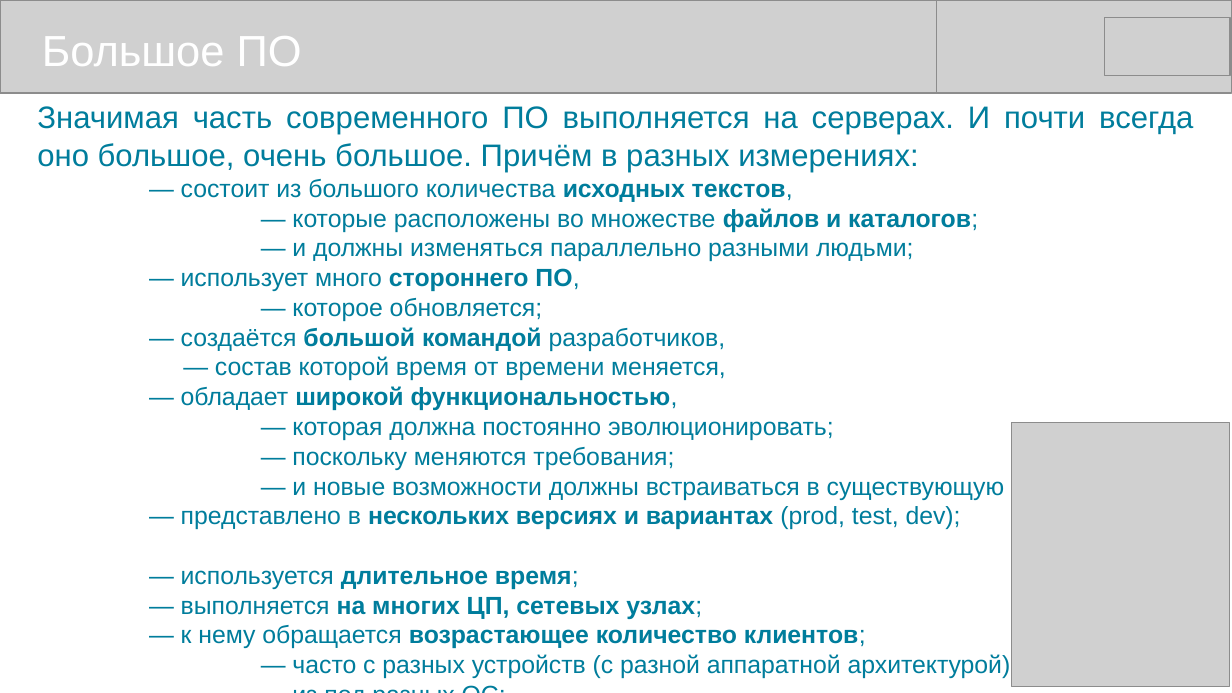
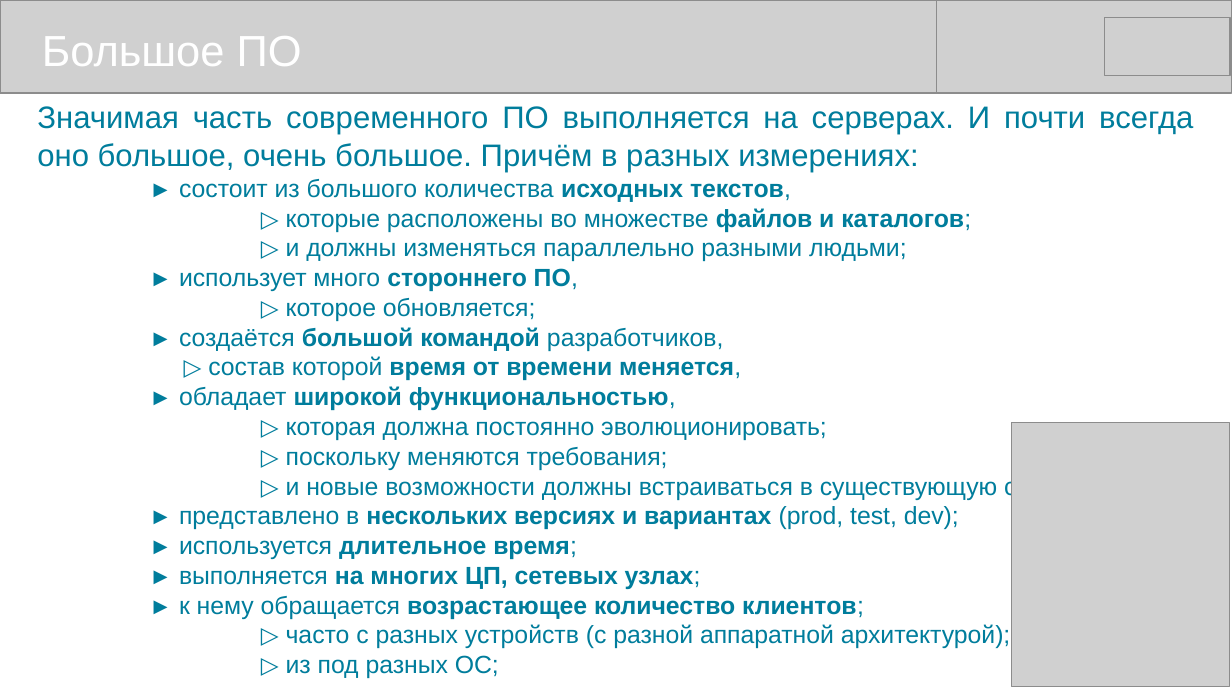
Before and after one commit to mike-shock/Go_language, a slide deck: slide 3 of view/Go_View.odp. Drawn at 1232x693 pixels with LibreOffice and Linux fonts; fonts in the diff are those of the drawing; grey boxes stand for pictures. Boxes give left, top, right and bottom in pixels: in the first picture for what was removed or moved away, otherwise in the second. Text is boxed around its words. In the diff, an @@ line names an element or a change of style, - is before the commit and + after.

```diff
--- a/view/Go_View.odp
+++ b/view/Go_View.odp
@@ text at <box>179,179,1104,678</box>: text changed @@
-— состоит из большого количества исходных текстов,
-— которые расположены во множестве файлов и каталогов;
-— и должны изменяться параллельно разными людьми;
-— использует много стороннего ПО,
-— которое обновляется;
-— создаётся большой командой разработчиков,
-— состав которой время от времени меняется,
-— обладает широкой функциональностью,
-— которая должна постоянно эволюционировать;
-— поскольку меняются требования;
-— и новые возможности должны встраиваться в существующую систему;
-— представлено в нескольких версиях и вариантах (prod, test, dev);
-— используется длительное время;
-— выполняется на многих ЦП, сетевых узлах;
-— к нему обращается возрастающее количество клиентов;
-— часто с разных устройств (с разной аппаратной архитектурой);
-— из под разных ОС;
+► состоит из большого количества исходных текстов,
+▷ которые расположены во множестве файлов и каталогов;
+▷ и должны изменяться параллельно разными людьми;
+► использует много стороннего ПО,
+▷ которое обновляется;
+► создаётся большой командой разработчиков,
+▷ состав которой время от времени меняется,
+► обладает широкой функциональностью,
+▷ которая должна постоянно эволюционировать;
+▷ поскольку меняются требования;
+▷ и новые возможности должны встраиваться в существующую систему;
+► представлено в нескольких версиях и вариантах (prod, test, dev);
+► используется длительное время;
+► выполняется на многих ЦП, сетевых узлах;
+► к нему обращается возрастающее количество клиентов;
+▷ часто с разных устройств (с разной аппаратной архитектурой);
+▷ из под разных ОС;
```
Also in this commit, not shown: 6 other slides changed, 3 other files.
